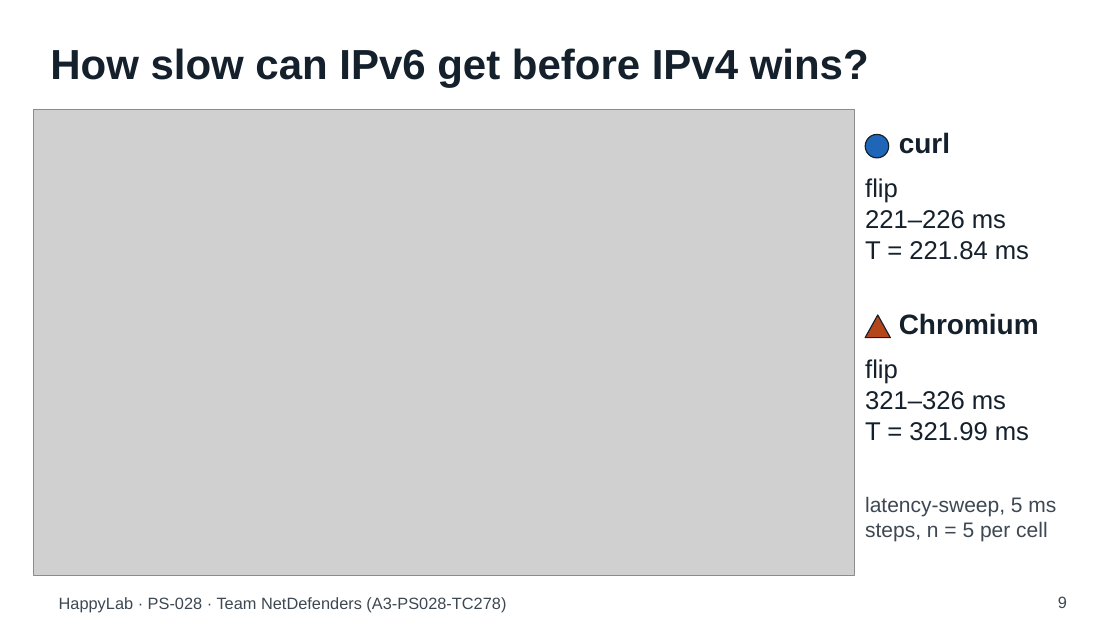
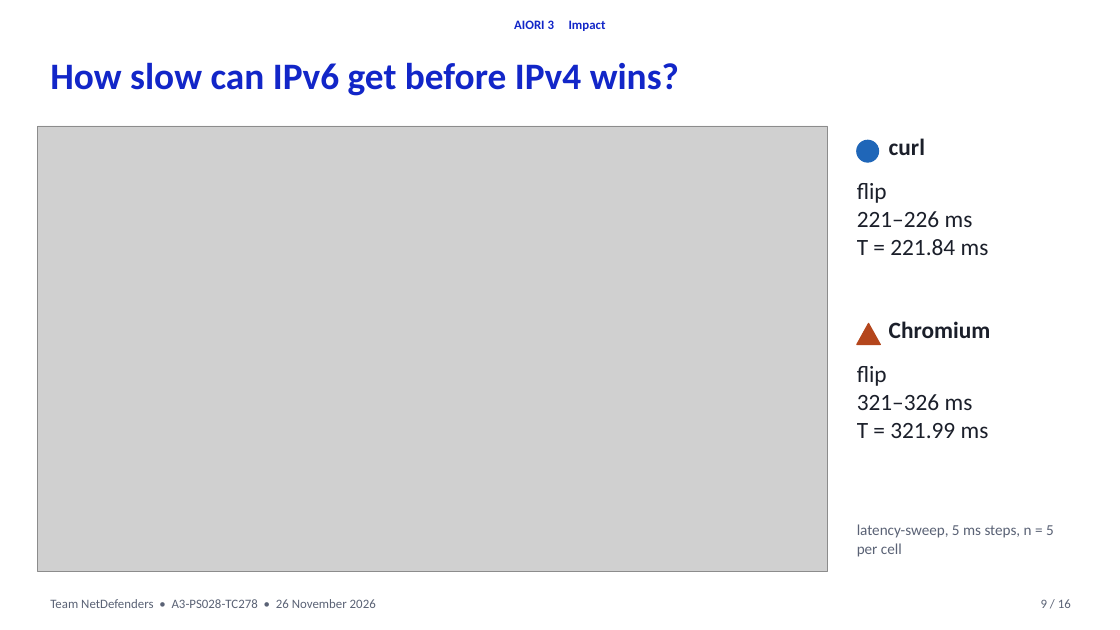
Before and after one commit to aiori-hackathon/A3-PS028-TC278, a slide deck: slide 9 of deck/HappyLab_PS028_TC278.pptx. Drawn at 1120x630 pixels with LibreOffice and Linux fonts; fonts in the diff are those of the drawing; grey boxes stand for pictures. Boxes give left, top, right and bottom in pixels: in the first picture for what was removed or moved away, otherwise in the second. Text is boxed around its words. In the diff, an @@ line names an element or a change of style, - is before the commit and + after.

```diff
--- a/deck/HappyLab_PS028_TC278.pptx
+++ b/deck/HappyLab_PS028_TC278.pptx
@@ text added at box(514, 20, 606, 31), 11 pt, text #1226C8, bold @@
+AIORI 3 Impact
@@ text "How slow can IPv6 get ...": place and size @@
-text "How slow can IPv6 get ..." at box(50, 48, 869, 88)
+text "How slow can IPv6 get ..." at box(50, 62, 679, 96)
@@ text "How slow can IPv6 get ..." at box(50, 62, 679, 96): size 36 to 32 pt, font Arial to Calibri, text colour #14202B to #1226C8 @@
@@ picture: place and size @@
-picture at box(34, 109, 854, 576)
+picture at box(38, 126, 828, 571)
@@ ellipse: place and size @@
-ellipse at box(865, 134, 889, 158)
+ellipse at box(857, 140, 879, 162)
@@ ellipse at box(857, 140, 879, 162): outline #14202B 1 pt to #1F66B8 1 pt @@
@@ text "curl": place and size @@
-text "curl" at box(899, 132, 950, 154)
+text "curl" at box(889, 138, 925, 155)
@@ text "curl" at box(889, 138, 925, 155): size 24 to 20 pt, font Arial to Calibri, text colour #14202B to #1B1F2A @@
@@ text "flip" at box(857, 183, 989, 255): size 22 to 20 pt, font Arial to Calibri, text colour #14202B to #1B1F2A @@
@@ text "flip": place and size @@
-text "flip" at box(865, 178, 1029, 260)
+text "flip" at box(857, 183, 989, 255)
@@ triangle: place and size @@
-triangle at box(865, 315, 891, 338)
+triangle at box(857, 323, 881, 344)
@@ triangle at box(857, 323, 881, 344): outline #14202B 1 pt to #B4461C 1 pt @@
@@ text "Chromium" at box(889, 321, 991, 338): size 24 to 20 pt, font Arial to Calibri, text colour #14202B to #1B1F2A @@
@@ text "Chromium": place and size @@
-text "Chromium" at box(899, 313, 1039, 335)
+text "Chromium" at box(889, 321, 991, 338)
@@ text "flip": place and size @@
-text "flip" at box(865, 359, 1029, 441)
+text "flip" at box(857, 366, 989, 438)
@@ text "flip" at box(857, 366, 989, 438): size 22 to 20 pt, font Arial to Calibri, text colour #14202B to #1B1F2A @@
@@ text "latency-sweep, 5 ms steps, n ...": place and size @@
-text "latency-sweep, 5 ms steps, n ..." at box(865, 496, 1056, 542)
+text "latency-sweep, 5 ms steps, n ..." at box(857, 524, 1054, 557)
@@ text "latency-sweep, 5 ms steps, n ..." at box(857, 524, 1054, 557): size 18 to 13 pt, font Arial to Calibri, text colour #3D4852 to #5A6275 @@
@@ text at box(50, 599, 376, 608): text changed; size 14 to 11 pt; font Arial to Calibri; text colour #3D4852 to #5A6275 @@
-HappyLab · PS-028 · Team NetDefenders (A3-PS028-TC278)
+Team NetDefenders • A3-PS028-TC278 • 26 November 2026
@@ text "9 / 16" at box(1041, 599, 1071, 608): vertical alignment top to middle @@
@@ text at box(1041, 599, 1071, 608): text changed; size 14 to 11 pt; font Arial to Calibri; text colour #3D4852 to #5A6275 @@
-9
+9 / 16
```
Also in this commit, not shown: 13 other slides changed, 2 slides added, 14 other files.
